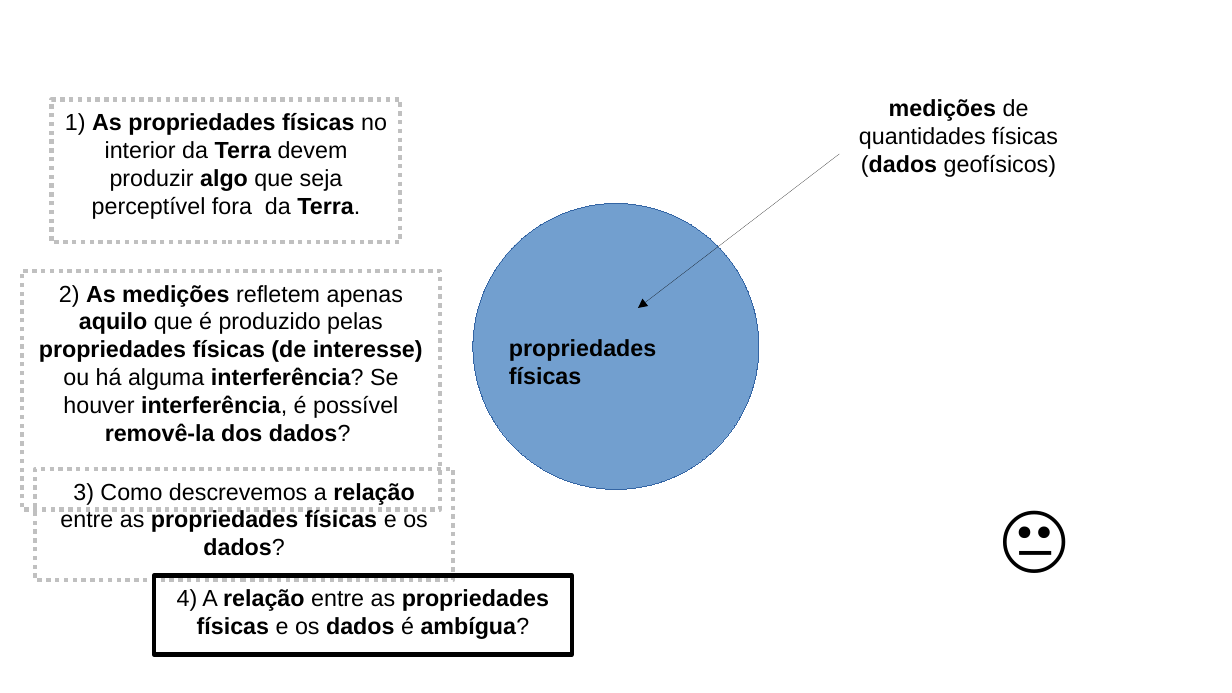
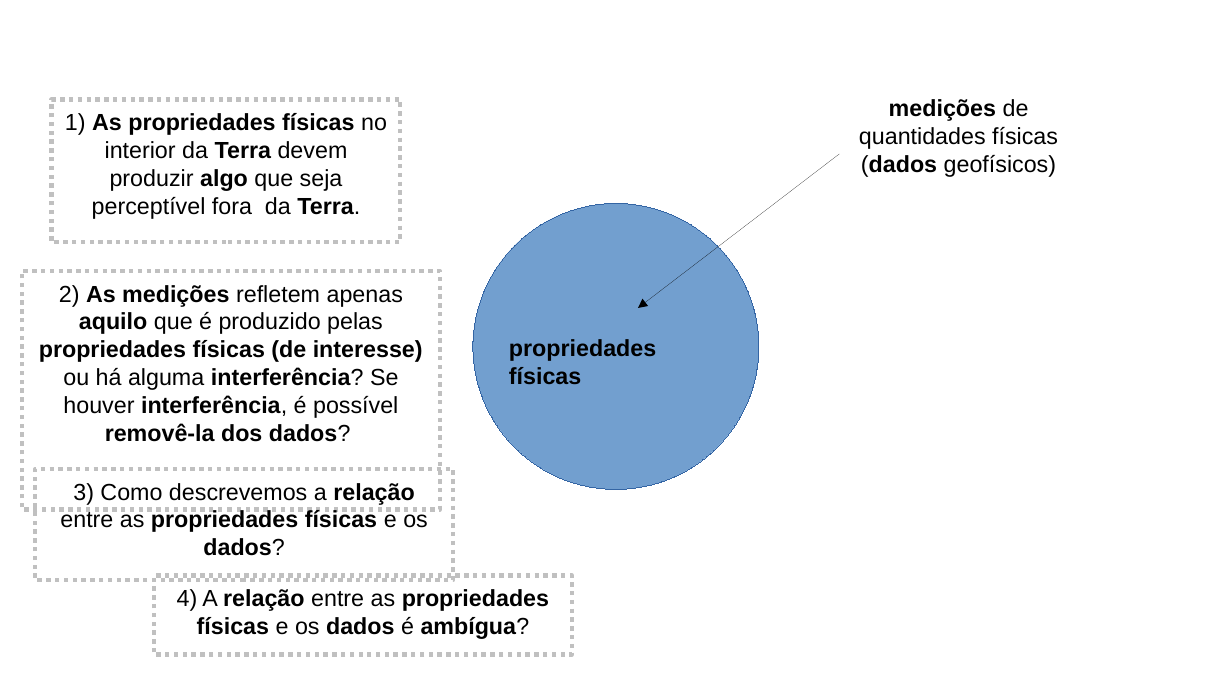
Before and after one commit to birocoles/Intro-grav-mag, a slide deck: slide 56 of slides/aula_1_1.odp (slide 55 before the commit). Drawn at 1232x693 pixels with LibreOffice and Linux fonts; fonts in the diff are those of the drawing. Boxes give left, top, right and bottom in pixels: in the first picture for what was removed or moved away, otherwise in the second. Text is boxed around its words. In the diff, an @@ line names an element or a change of style, - is before the commit and + after.

```diff
--- a/slides/aula_1_1.odp
+++ b/slides/aula_1_1.odp
@@ text removed at [991,484,1120,600] @@
-😐
@@ rectangle "4) A relação entre as ..." at [154,576,572,655]: outline #000000 2.83 pt to #C0C0C0 2.83 pt dashed @@
```
Also in this commit, not shown: 34 other slides changed, 10 slides removed, 13 other files.
